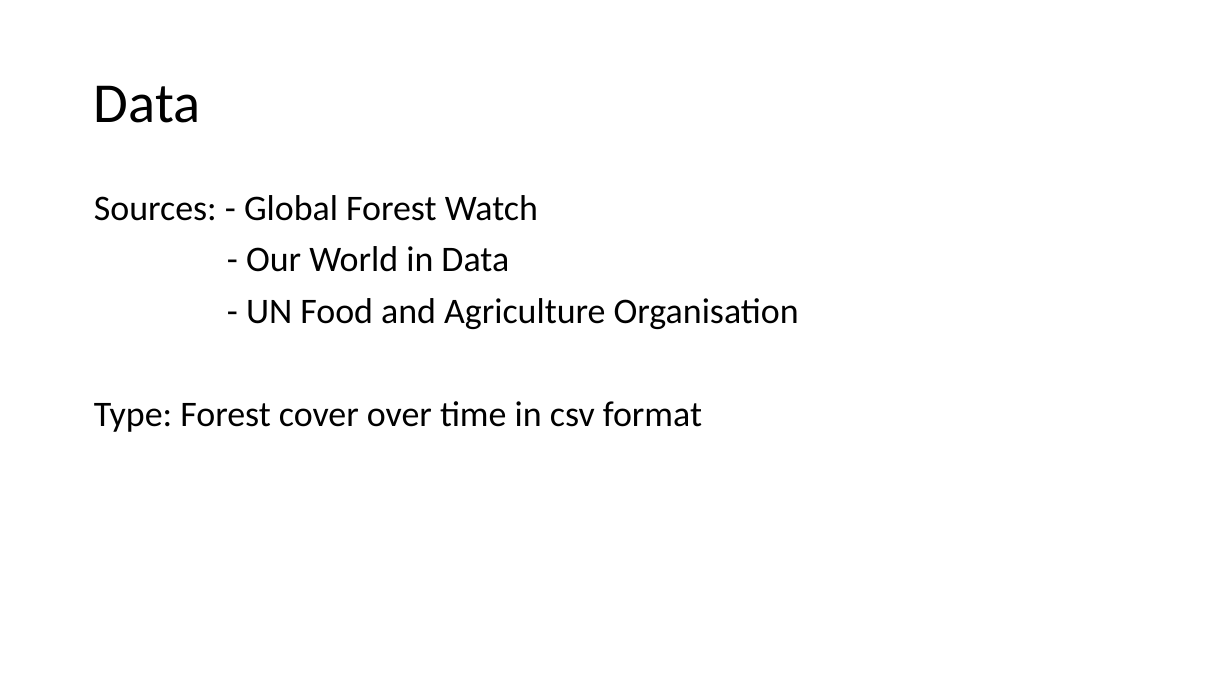
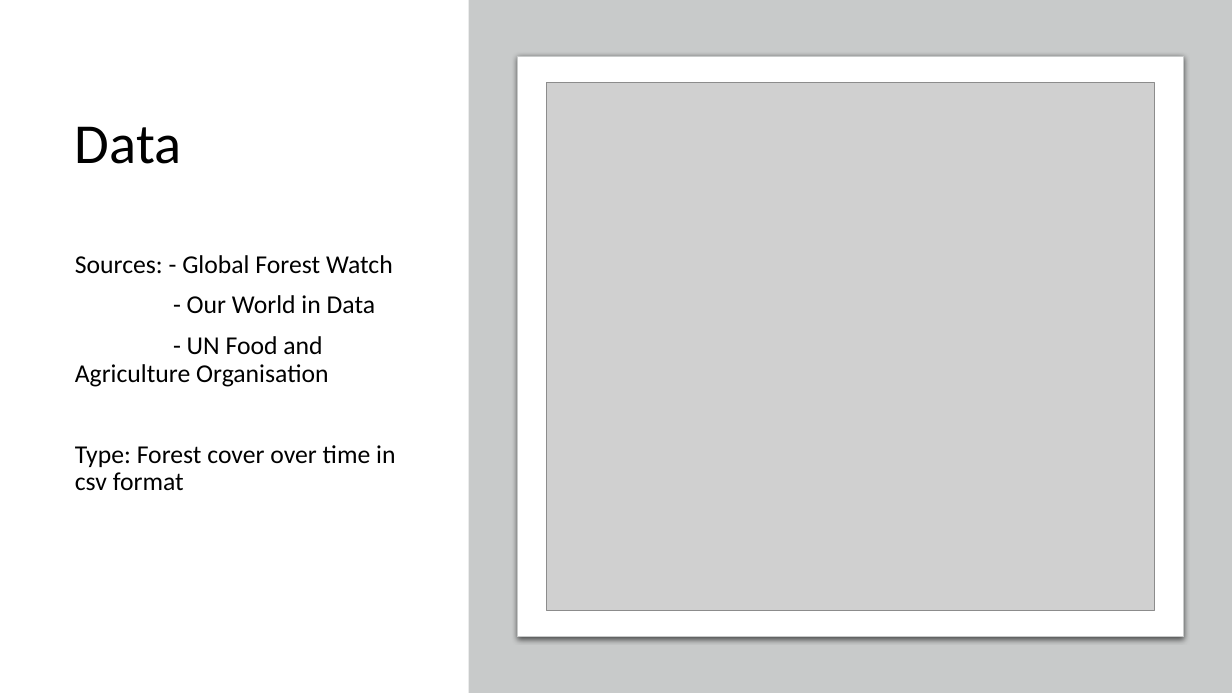
Before and after one commit to MorganMaciupa/Data_Analytics_ReforestationProject, a slide deck: slide 3 of Presentation.pptx. Drawn at 1232x693 pixels with LibreOffice and Linux fonts; fonts in the diff are those of the drawing; grey boxes stand for pictures. Boxes give left, top, right and bottom in pixels: in the first picture for what was removed or moved away, otherwise in the second. Text is boxed around its words. In the diff, an @@ line names an element or a change of style, - is before the commit and + after.

```diff
--- a/Presentation.pptx
+++ b/Presentation.pptx
@@ rectangle added at (469,0,1232,693), fill #C8CACA @@
@@ rounded rectangle added at (518,56,1183,637), fill #FFFFFF, outline #C8CACA 0.75 pt @@
@@ title "Data": place and size @@
-title "Data" at (94,85,201,123)
+title "Data" at (75,126,182,164)
@@ picture added at (546,82,1154,610) @@
@@ text "Sources: - Global Forest Watch": place and size @@
-text "Sources: - Global Forest Watch" at (94,195,799,432)
+text "Sources: - Global Forest Watch" at (75,255,395,491)
@@ text "Sources: - Global Forest Watch" at (75,255,395,491): size 28 to 20 pt @@
```
Also in this commit, not shown: 6 other slides changed, 8 slides added, 8 slides removed, 4 other files.
